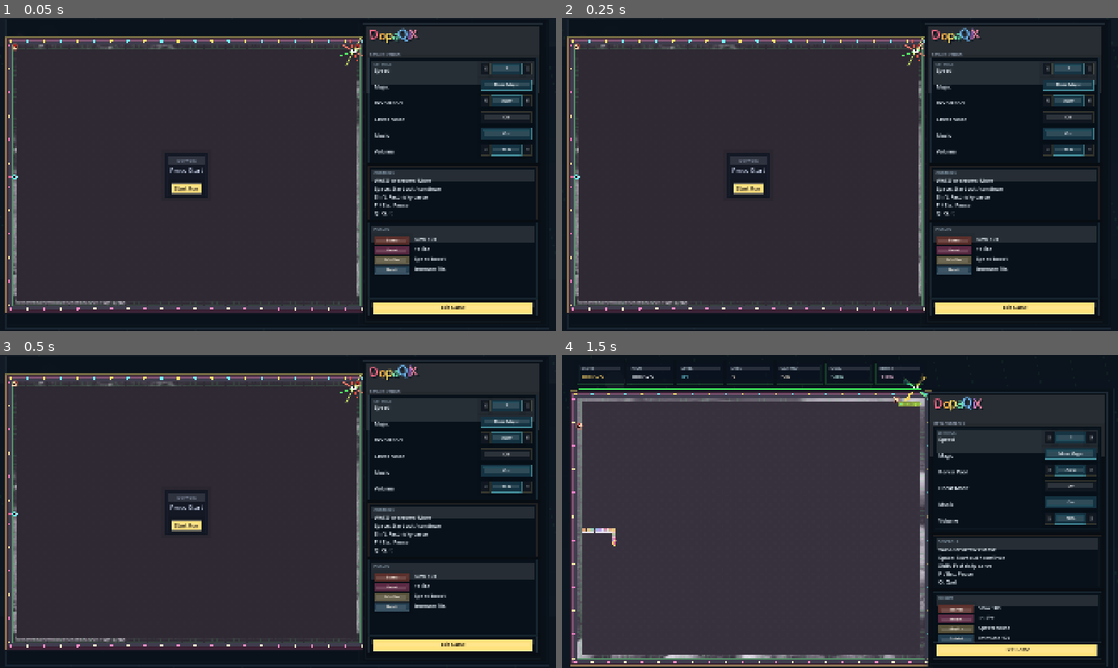
Above: before the commit, frames 1-4 (two rows, left to right).
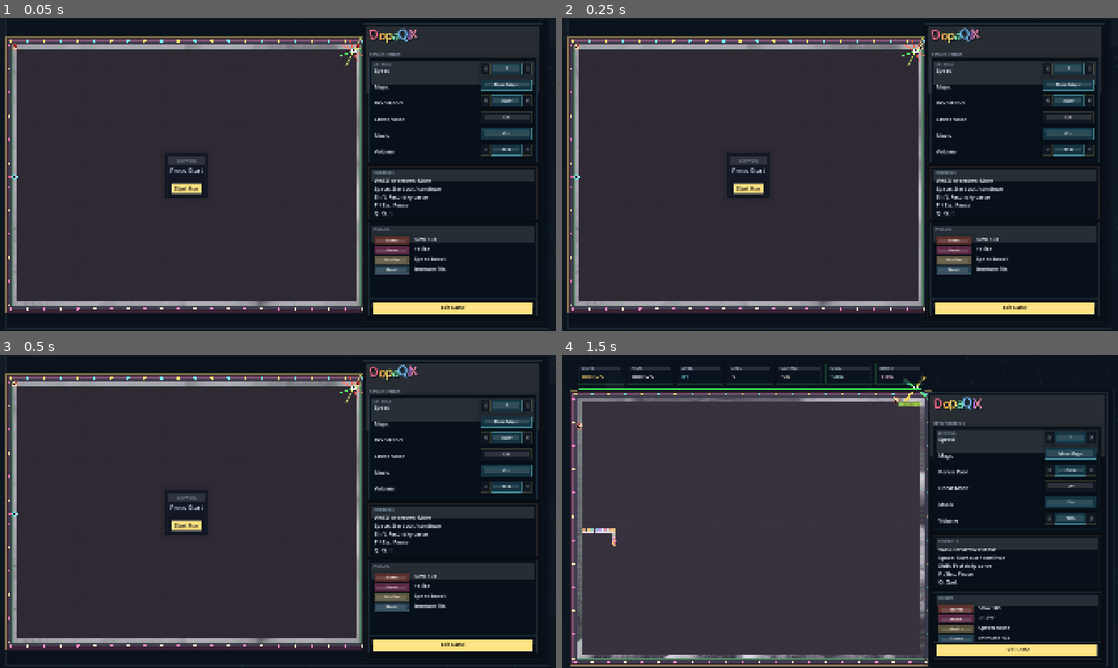
Above: after the commit, the same moments.

Repository: soolafsen/DopaQixNative2
Game: Godot game, scene res://main.tscn
Same seed, same stepped clock (60 frames per second), same inputs: the game is played once before the commit and once after it.
Inputs (mouse positions are in pixels of both pictures, inside the frame that each line leads up to):
- Up to frame 1 (0.05 s): no input
- Up to frame 2 (0.25 s): no input
- Up to frame 3 (0.5 s): no input
- Up to frame 4 (1.5 s): tap Enter at 0.5 s; move the mouse to (962, 495) at 0.52 s; hold D (move_right) 0.53-1.28 s; tap Space (accept) at 0.6 s; click (962, 495) at 0.67 s; move the mouse to (728, 527) at 1.27 s; hold S (move_down) from 1.28 s (still down); tap Shift (boost_cut) at 1.35 s

The runs differ from the first frame. In frame 1, 2.6% of the frame differs, in the area x 2-65%, y 8-92%; in frame 2, 2.6%; in frame 3, 2.6%; in frame 4, nothing differs.

Commit message:
fix(reveal): load exported backgrounds from manifest

Diff:
--- a/scripts/game.gd
+++ b/scripts/game.gd
@@ -16,6 +16,7 @@
 const CARDINALS := [Vector2i.LEFT, Vector2i.RIGHT, Vector2i.UP, Vector2i.DOWN]
 const SIDEBAR_GAP := 10.0
 const SIDEBAR_WIDTH := 620.0
+const BACKGROUND_MANIFEST_PATH := "res://backgrounds/manifest.json"
 const MUSIC_ASSET_PATH := "res://assets/audio/zenostar_loop.ogg"
 const SLICE_ASSET_PATH := "res://assets/audio/cut_tick.ogg"
 const TITLE_LETTERS := [
@@ -1468,6 +1469,15 @@
 	background_paths.clear()
 	for key in background_pools.keys():
 		background_pools[key].clear()
+	if FileAccess.file_exists(BACKGROUND_MANIFEST_PATH):
+		var manifest_text := FileAccess.get_file_as_string(BACKGROUND_MANIFEST_PATH)
+		var parsed = JSON.parse_string(manifest_text)
+		if parsed is Array:
+			for entry in parsed:
+				if entry is String:
+					_register_background_path("res://backgrounds/%s" % entry)
+	if not background_paths.is_empty():
+		return
 	var dir := DirAccess.open("res://backgrounds")
 	if dir == null:
 		return
@@ -1480,17 +1490,22 @@
 			continue
 		var extension := file.get_extension().to_lower()
 		if extension in ["jpg", "jpeg", "png", "webp"]:
-			var path := "res://backgrounds/%s" % file
-			background_paths.append(path)
-			background_pools["random"].append(path)
-			var lower := file.to_lower()
-			if lower.begins_with("pup"):
-				background_pools["aww"].append(path)
-			elif lower.begins_with("funny"):
-				background_pools["funny"].append(path)
-			elif lower.begins_with("pinup"):
-				background_pools["pinup"].append(path)
+			_register_background_path("res://backgrounds/%s" % file)
 	dir.list_dir_end()
+
+
+func _register_background_path(path: String) -> void:
+	if path == "" or background_paths.has(path):
+		return
+	background_paths.append(path)
+	background_pools["random"].append(path)
+	var lower := path.get_file().to_lower()
+	if lower.begins_with("pup"):
+		background_pools["aww"].append(path)
+	elif lower.begins_with("funny"):
+		background_pools["funny"].append(path)
+	elif lower.begins_with("pinup"):
+		background_pools["pinup"].append(path)
 
 
 func _pick_background_texture() -> Texture2D:
